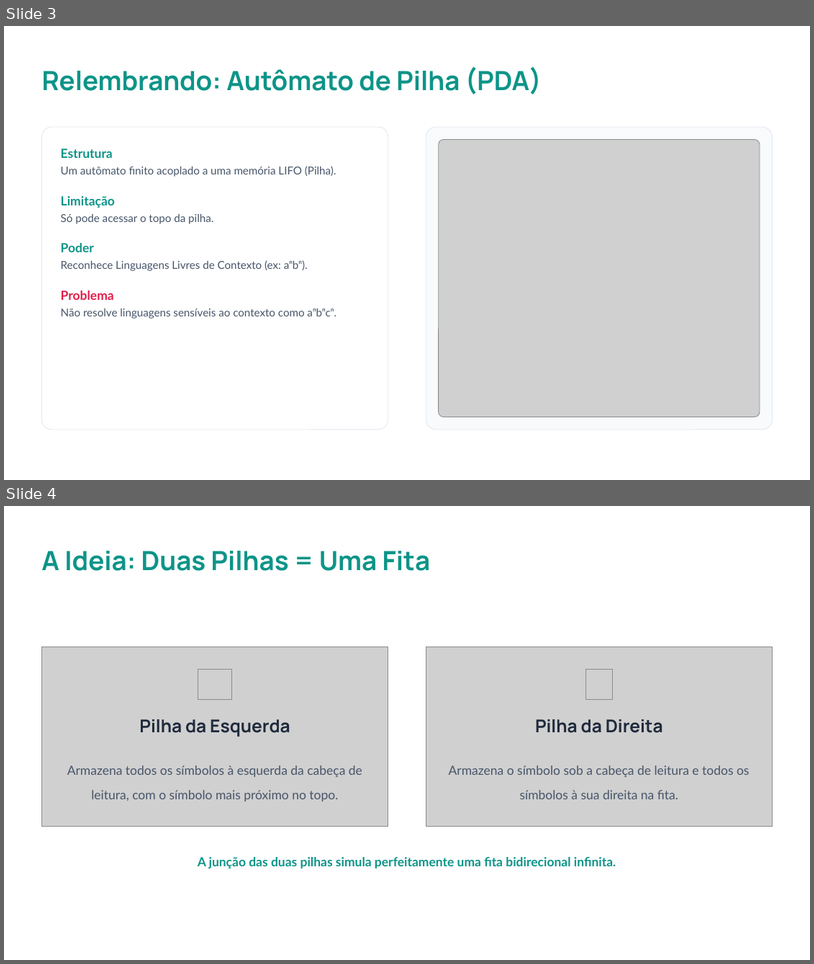
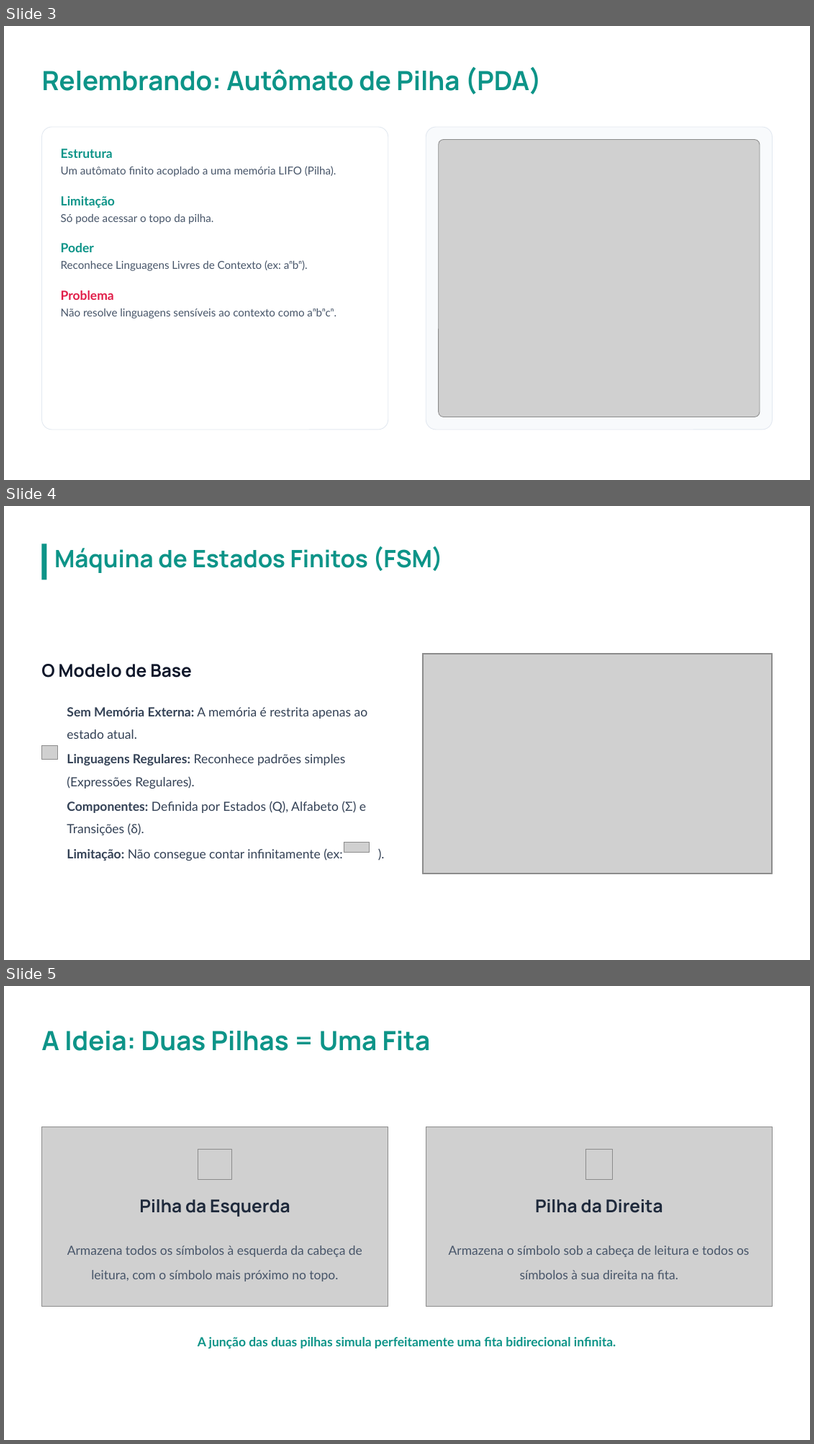
Before and after one commit to levythree/data-structures-project, a slide deck: Seminario/Máquinas de Turing com Pilhas.pptx. Shown one above the other, each under a label of ours: slides 3 and 4 before the commit, slides 3, 4 and 5 after it. The pictures are 814x964 and 814x1444 pixels, drawn with LibreOffice and Linux fonts; fonts in the diff are those of the drawing; grey boxes stand for pictures; background and template pictures are left out. Boxes give left, top, right and bottom in pixels: in the first picture for what was removed or moved away, otherwise in the second. Text is boxed around its words. In the diff, an @@ line names an element or a change of style, - is before the commit and + after.

Commit message:
FSM adicionado

```diff
--- a/Seminario/Máquinas de Turing com Pilhas.pptx
+++ b/Seminario/Máquinas de Turing com Pilhas.pptx
@@ slide 4 added at [4,506,810,960], background picture (left out) @@
@@ rectangle added at [41,543,46,579], fill #0D9488 @@
@@ text added at [54,546,443,573], 28.5 pt, text #0D9488, bold @@
+Máquina de Estados Finitos (FSM)
@@ picture added at [423,653,773,874] @@
@@ picture added at [424,654,772,872] @@
@@ text added at [41,664,192,677], 21 pt, text #0F172A, bold @@
+O Modelo de Base
@@ text added at [67,707,368,739], 15 pt, text #334155 @@
+Sem Memória Externa: A memória é restrita apenas ao estado atual.
@@ picture added at [41,746,57,759] @@
@@ text added at [67,754,346,788], 15 pt, text #334155 @@
+Linguagens Regulares: Reconhece padrões simples (Expressões Regulares).
@@ text added at [67,800,366,835], 15 pt, text #334155 @@
+Componentes: Definida por Estados (Q), Alfabeto (Σ) e Transições (δ).
@@ text added at [67,848,342,860], 15 pt, text #334155 @@
+Limitação: Não consegue contar infinitamente (ex: ).
@@ picture added at [344,842,370,852] @@
@@ what was slide 4 is now slide 5 @@
```
